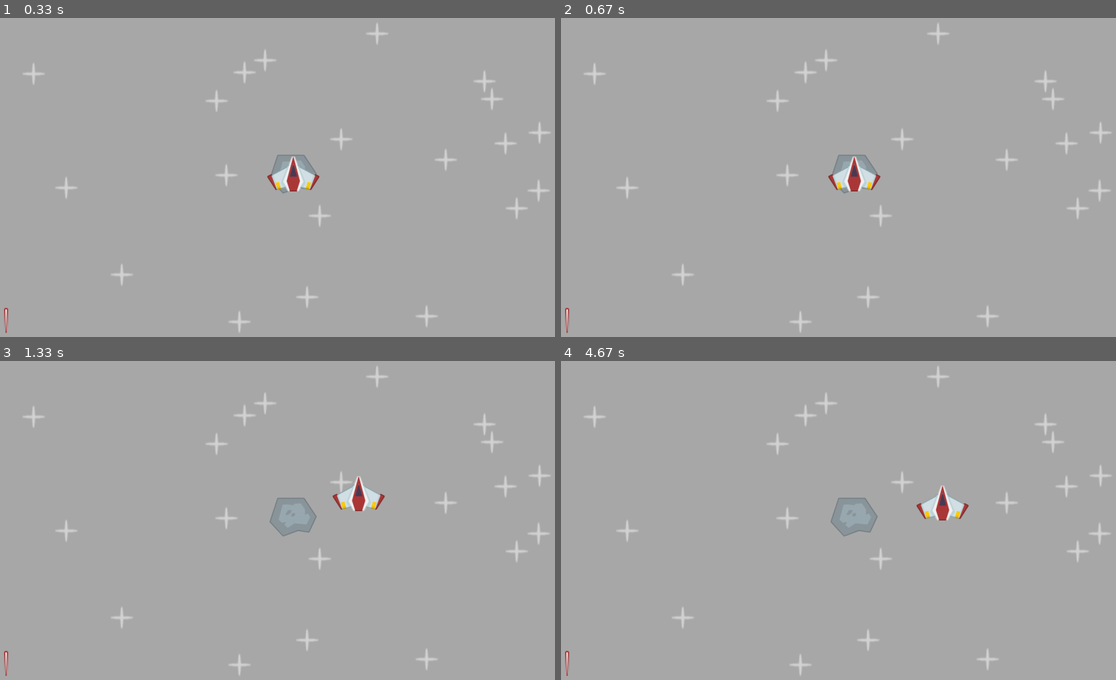
Above: before the commit, frames 1-4 (two rows, left to right).
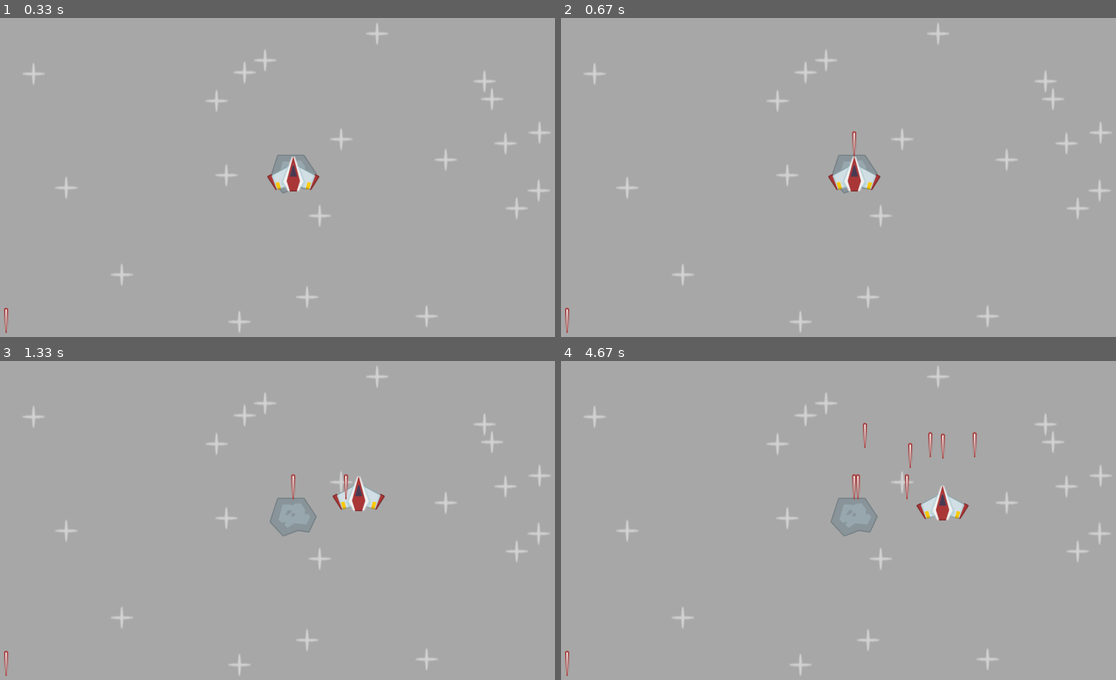
Above: after the commit, the same moments.

Repository: StefMcCuistion/PyGame-Practice-Exercises
Game: pygame game, started from src/space_shooter/code/main.py
Same seed, same stepped clock (60 frames per second), same inputs: the game is played once before the commit and once after it.
Inputs:
- Up to frame 1 (0.33 s): no input
- Up to frame 2 (0.67 s): tap Space at 0.33 s
- Up to frame 3 (1.33 s): hold Right 0.67-1.13 s; tap Space at 0.73, 1.03, 1.23 s; hold Up from 1.17 s (still down)
- Up to frame 4 (4.67 s): release Up at 1.47 s; hold Right 1.5-1.97 s; tap Space at 1.57, 1.87, 2.07, 2.37, 2.63, 2.97, 3.27, 3.4, 3.8, 4.1, 4.47 s; hold Left 2-2.53 s; hold Down 2.57-2.87 s; hold Left 2.9-3.3 s; hold Up 3.33-3.7 s; hold Right 3.73-4.37 s; hold Down from 4.4 s (still down)

Frame 1 is identical in both runs. In frame 2, less than 0.1% of the frame differs, in the area x 52-54%, y 35-44%; in frame 3, 0.1%; in frame 4, 0.4%, in the area x 52-75%, y 19-44%.

Commit message:
Static lazer is now created when space is pressed. Code moved out of main() and main() deleted.

Diff:
--- a/src/space_shooter/code/main.py
+++ b/src/space_shooter/code/main.py
@@ -2,10 +2,7 @@
 from os.path import join
 from random import randint
 
-W, H = (
-        1280,
-        720
-)       # Window width and height
+
 
 class Player(OwO.sprite.Sprite):
     def __init__(self, groups):
@@ -36,7 +33,7 @@
         self.rect.center += self.dir * self.speed * dt
 
         if recent_keys[OwO.K_SPACE] and self.can_shoot:
-            print('Fire lazer')
+            Lazer(lazer_surf, self.rect.midtop, all_sprites)
             self.can_shoot = False
             self.laser_shoot_time = OwO.time.get_ticks()
 
@@ -48,56 +45,62 @@
         self.image = surf
         self.rect = self.image.get_frect(center = (randint(0, W), randint(0, H)))
 
-def main():
-    # General setup
-    OwO.init()
-    display = OwO.display.set_mode((W, H))
-    OwO.display.set_caption('Space Shooter')
-    clock = OwO.time.Clock()
-    running = True
+class Lazer(OwO.sprite.Sprite):
+    def __init__(self, surf, pos, groups):
+        super().__init__(groups)
+        self.image = surf
+        self.rect = self.image.get_frect(midbottom = pos)
 
-    all_sprites = OwO.sprite.Group()
+# General setup
+W, H = (
+        1280,
+        720
+)       # Window width and height
+OwO.init()
+all_sprites = OwO.sprite.Group()
+display = OwO.display.set_mode((W, H))
+OwO.display.set_caption('Space Shooter')
+clock = OwO.time.Clock()
+running = True
 
-    star_surf = OwO.image.load(join('..', 'images', 'star.png')).convert_alpha()
-    for i in range(20):
-        Star(all_sprites, star_surf)
-    player = Player(all_sprites)
+
+star_surf = OwO.image.load(join('..', 'images', 'star.png')).convert_alpha()
+for i in range(20):
+    Star(all_sprites, star_surf)
+player = Player(all_sprites)
 
 
 
-    ## Meteor
-    meteor_surf = OwO.image.load(join('..', 'images', 'meteor.png')).convert_alpha()
-    meteor_rect = meteor_surf.get_frect(center = (W / 2, H / 2))
+## Meteor
+meteor_surf = OwO.image.load(join('..', 'images', 'meteor.png')).convert_alpha()
+meteor_rect = meteor_surf.get_frect(center = (W / 2, H / 2))
 
-    ## Lazer
-    lazer_surf = OwO.image.load(join('..', 'images', 'laser.png')).convert_alpha()
-    lazer_rect = lazer_surf.get_frect(bottomleft = (20, H - 20))
+## Lazer
+lazer_surf = OwO.image.load(join('..', 'images', 'laser.png')).convert_alpha()
+lazer_rect = lazer_surf.get_frect(bottomleft = (20, H - 20))
 
-    # Custom events -> Meteor event
-    meteor_event = OwO.event.custom_type()
-    OwO.time.set_timer(meteor_event, 500)
+# Custom events -> Meteor event
+meteor_event = OwO.event.custom_type()
+OwO.time.set_timer(meteor_event, 500)
 
-    while running:
-        dt = clock.tick(120) / 1000
-        # Event loop
-        for event in OwO.event.get():
-            if event.type == OwO.QUIT:
-                running = False
-            if event.type == meteor_event:
-                print('create meteor')
+while running:
+    dt = clock.tick(120) / 1000
+    # Event loop
+    for event in OwO.event.get():
+        if event.type == OwO.QUIT:
+            running = False
+        if event.type == meteor_event:
+            print('create meteor')
 
-        # Draw the game
+    # Draw the game
 
-        all_sprites.update(dt)
+    all_sprites.update(dt)
 
-        display.fill('darkgray')
-        display.blit(meteor_surf, meteor_rect)
-        display.blit(lazer_surf, lazer_rect)
+    display.fill('darkgray')
+    display.blit(meteor_surf, meteor_rect)
+    display.blit(lazer_surf, lazer_rect)
 
-        all_sprites.draw(display)
+    all_sprites.draw(display)
 
-        OwO.display.flip()
-    OwO.quit()
-
-if __name__ == "__main__":
-    main()
+    OwO.display.flip()
+OwO.quit()
